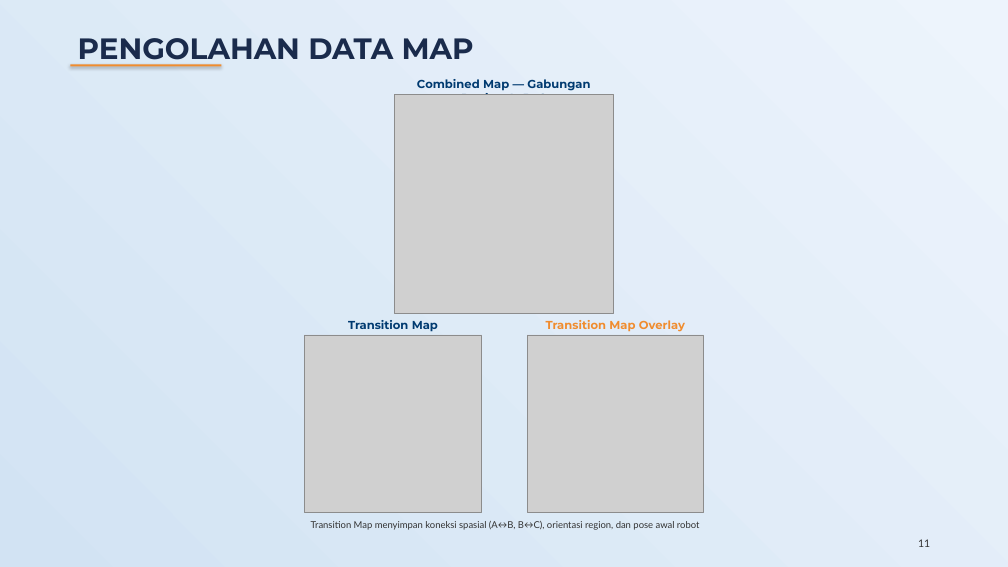
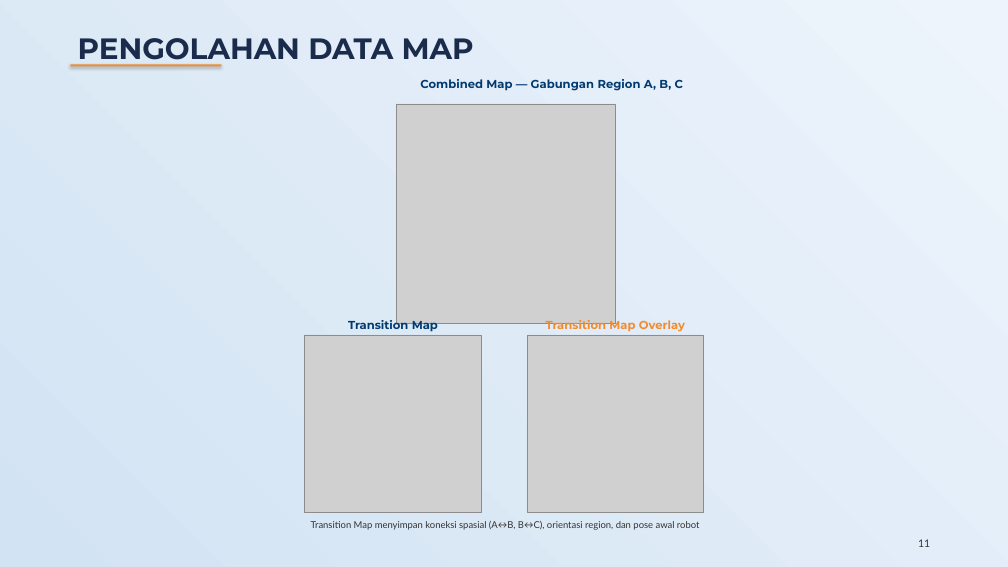
Before and after one commit to bagaswizard/Buku_TA, a slide deck: slide 11 of Presentasi_Sidang_TA_fixed.pptx. Drawn at 1008x567 pixels with LibreOffice and Linux fonts; fonts in the diff are those of the drawing; grey boxes stand for pictures. Boxes give left, top, right and bottom in pixels: in the first picture for what was removed or moved away, otherwise in the second. Text is boxed around its words. In the diff, an @@ line names an element or a change of style, - is before the commit and + after.

```diff
--- a/Presentasi_Sidang_TA_fixed.pptx
+++ b/Presentasi_Sidang_TA_fixed.pptx
@@ text "Combined Map — Gabungan Region ..." rewrapped from (417,79,590,95) to (420,79,683,91) @@
@@ picture: place and size @@
-picture at (395,95,614,314)
+picture at (396,104,616,324)
```
Also in this commit, not shown: 9 other slides changed, 5 slides added, 2 slides removed, 20 other files.
